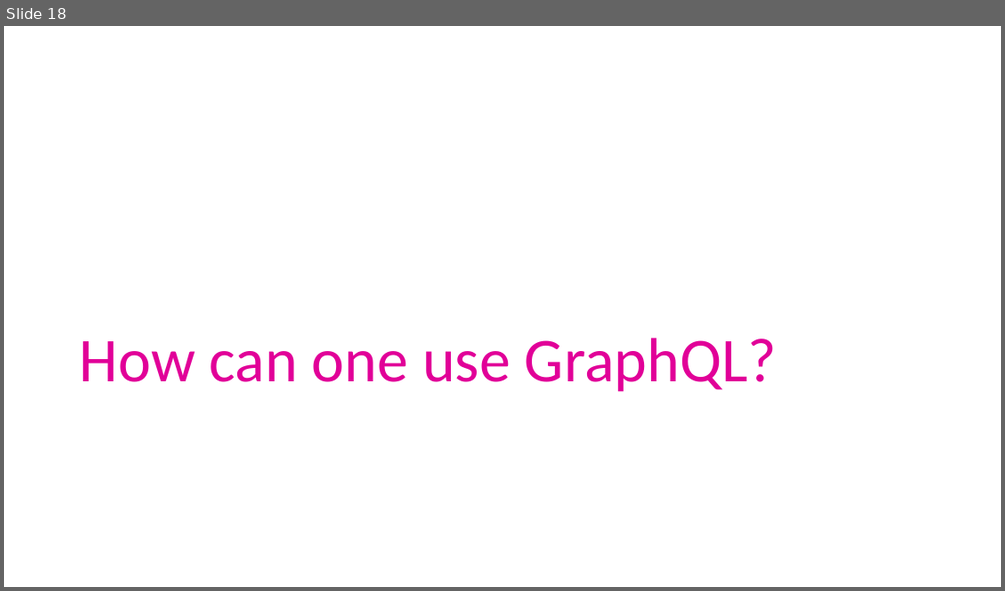
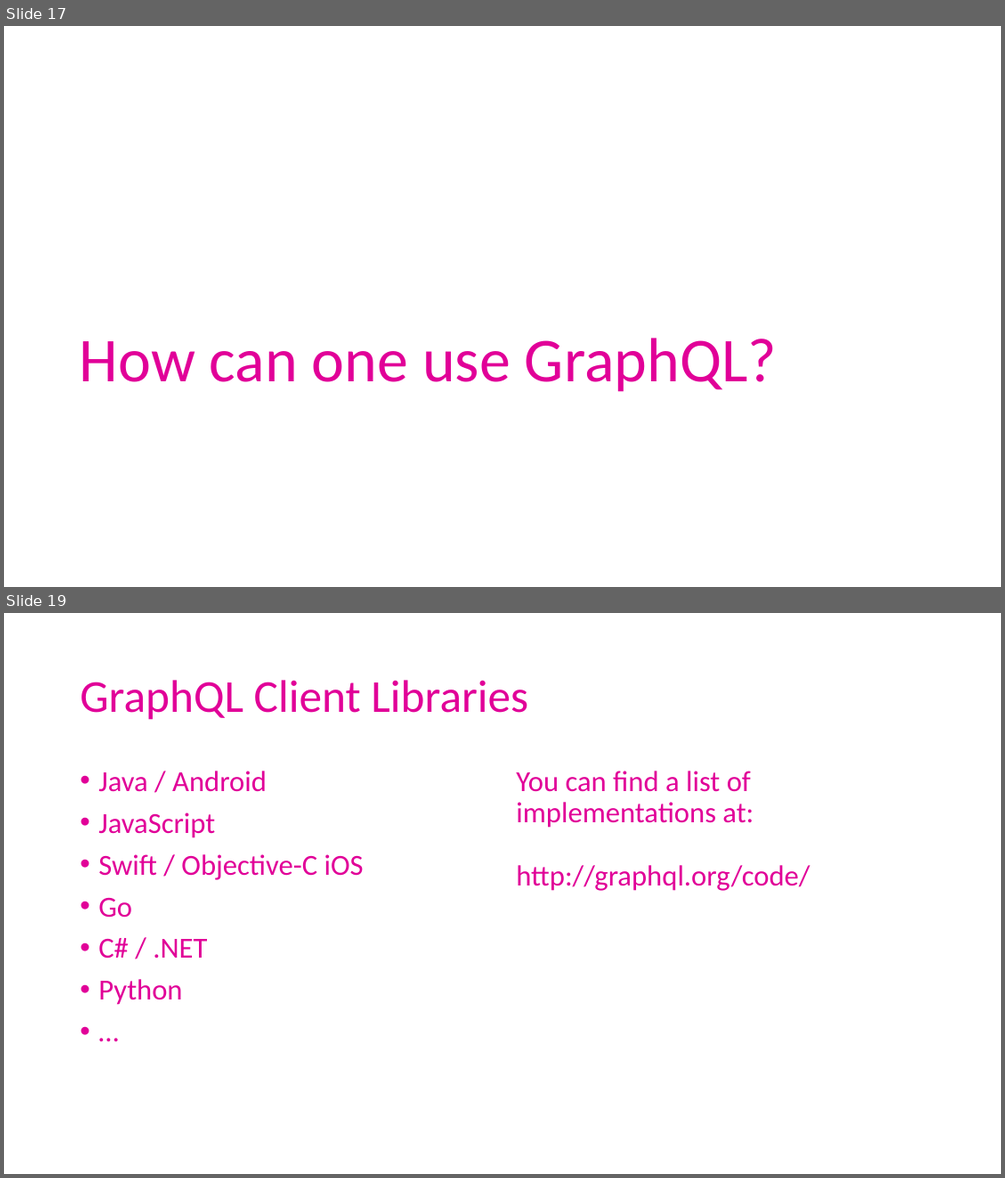
Before and after one commit to ArneSchulze/GraphQL, a slide deck: slides.pptx. Shown one above the other, each under a label of ours: slide 18 before the commit, slides 17 and 19 after it; the slides between them are not shown. The pictures are 1005x591 and 1005x1178 pixels, drawn with LibreOffice and Linux fonts; fonts in the diff are those of the drawing. Boxes give left, top, right and bottom in pixels: in the first picture for what was removed or moved away, otherwise in the second. Text is boxed around its words. In the diff, an @@ line names an element or a change of style, - is before the commit and + after.

```diff
--- a/slides.pptx
+++ b/slides.pptx
@@ slide 19 added at bbox=[4, 613, 1001, 1174], background #FFFFFF @@
@@ title added at bbox=[80, 680, 528, 720], 44 pt, text #E10098 @@
+GraphQL Client Libraries
@@ text added at bbox=[98, 771, 364, 1005], 28 pt, text #E10098 @@
+• Java / Android
+• JavaScript
+• Swift / Objective-C iOS
+• Go
+• C# / .NET
+• Python
+• …
@@ text added at bbox=[516, 771, 809, 891], 28 pt, text #E10098 @@
+You can find a list of implementations at:
+http://graphql.org/code/
@@ what was slide 18 is now slide 17 @@
```
Also in this commit, not shown: 2 slides changed, 5 other slides added, 2 slides removed, 1 other file.
